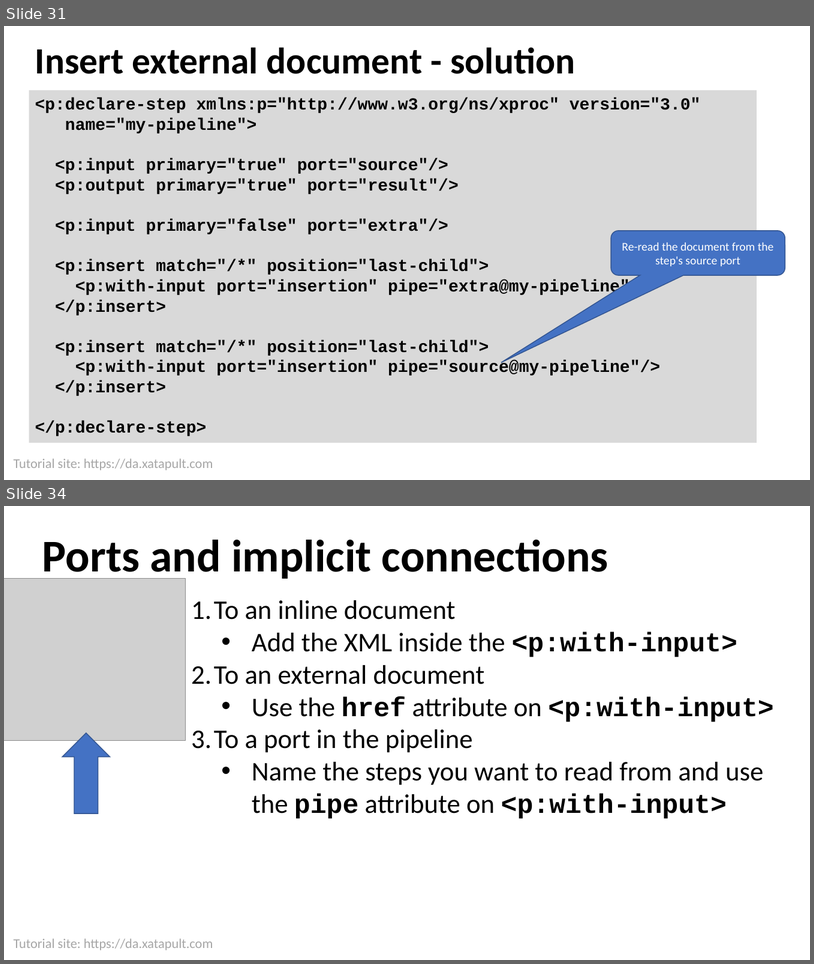
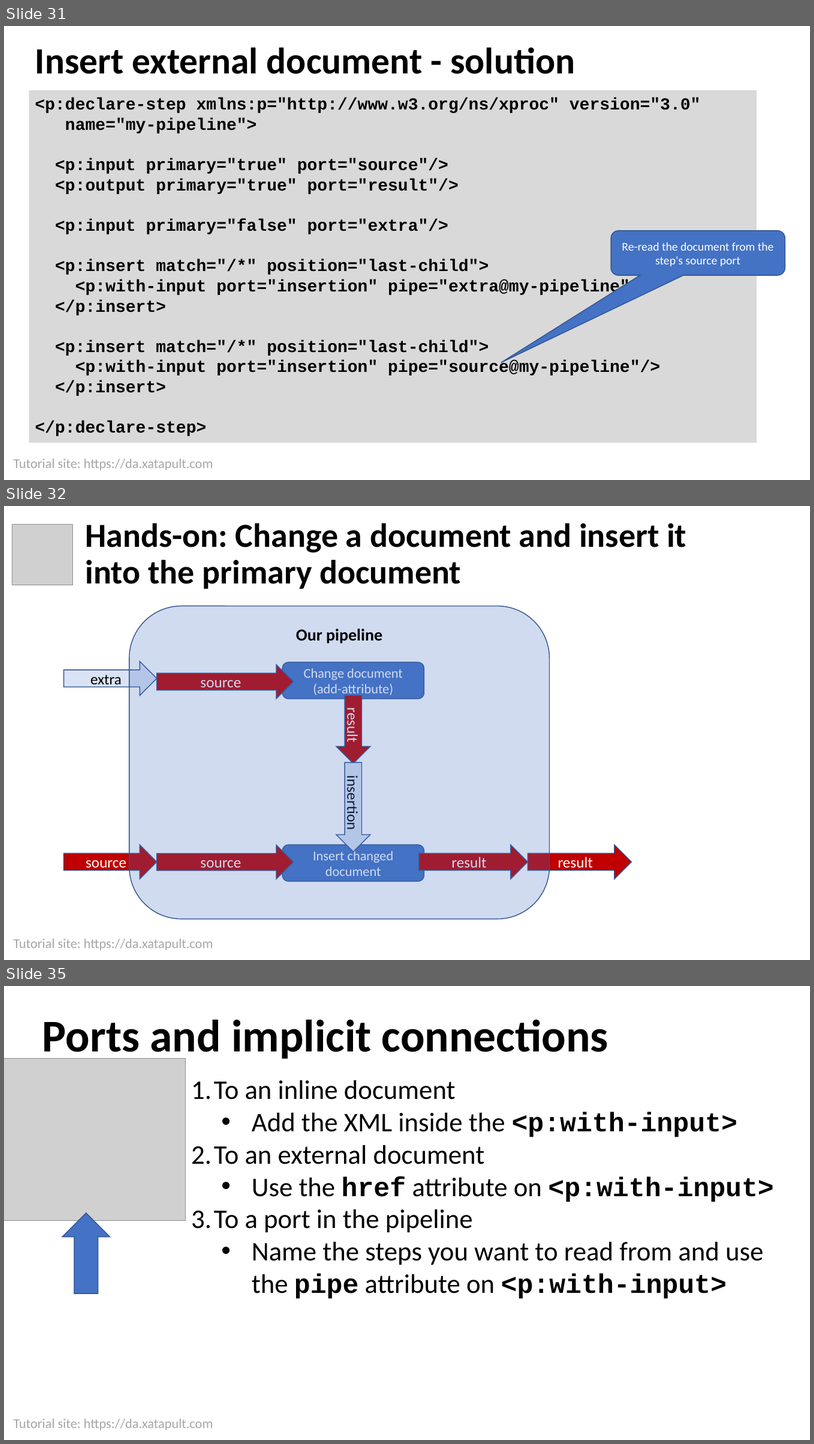
Before and after one commit to xatapult/da-2021-xproc, a slide deck: presentation/Introduction to XProc 3.0.pptx. Shown one above the other, each under a label of ours: slides 31 and 34 before the commit, slides 31, 32 and 35 after it; the slides between them are not shown. The pictures are 814x964 and 814x1444 pixels, drawn with LibreOffice and Linux fonts; fonts in the diff are those of the drawing; grey boxes stand for pictures; background and template pictures are left out. Boxes give left, top, right and bottom in pixels: in the first picture for what was removed or moved away, otherwise in the second. Text is boxed around its words. In the diff, an @@ line names an element or a change of style, - is before the commit and + after.

```diff
--- a/presentation/Introduction to XProc 3.0.pptx
+++ b/presentation/Introduction to XProc 3.0.pptx
@@ slide 32 added at bbox=[4, 506, 810, 960], background #FFFFFF; not listed: 1 template element that a slide beside it also shows @@
@@ title added at bbox=[85, 523, 687, 589], 40 pt, text #000000, bold @@
+Hands-on: Change a document and insert it into the primary document
@@ picture added at bbox=[12, 524, 73, 585] @@
@@ rounded rectangle added at bbox=[129, 606, 549, 919], fill #4472C4 at 25% opacity, outline #325491 1 pt, 20 pt, text #000000, bold @@
+Our pipeline
@@ right arrow added at bbox=[64, 661, 157, 696], fill #DAE3F3, outline #325491 1 pt, 18 pt, text #000000 @@
+extra
@@ right arrow added at bbox=[157, 664, 294, 699], fill #C00000, outline #325491 1 pt, 18 pt, text #FFFFFF @@
+source
@@ rounded rectangle added at bbox=[283, 662, 425, 699], fill #4472C4, outline #325491 1 pt, 16 pt, text #FFFFFF @@
+Change document
+(add-attribute)
@@ right arrow added at bbox=[337, 696, 371, 763], fill #C00000, outline #325491 1 pt, 18 pt, text #FFFFFF @@
+result
@@ right arrow added at bbox=[336, 762, 370, 851], fill #DAE3F3, outline #325491 1 pt, 18 pt, text #000000 @@
+insertion
@@ right arrow added at bbox=[64, 845, 157, 879], fill #C00000, outline #325491 1 pt, 18 pt, text #FFFFFF @@
+source
@@ right arrow added at bbox=[157, 845, 294, 879], fill #C00000, outline #325491 1 pt, 18 pt, text #FFFFFF @@
+source
@@ rounded rectangle added at bbox=[283, 845, 425, 881], fill #4472C4, outline #325491 1 pt, 16 pt, text #FFFFFF @@
+Insert changed document
@@ right arrow added at bbox=[419, 845, 528, 879], fill #C00000, outline #325491 1 pt, 18 pt, text #FFFFFF @@
+result
@@ right arrow added at bbox=[528, 845, 632, 879], fill #C00000, outline #325491 1 pt, 18 pt, text #FFFFFF @@
+result
@@ what was slide 34 is now slide 35 @@
```
Also in this commit, not shown: 3 slides changed, 6 other slides added, 1 slide removed, 7 other files.
